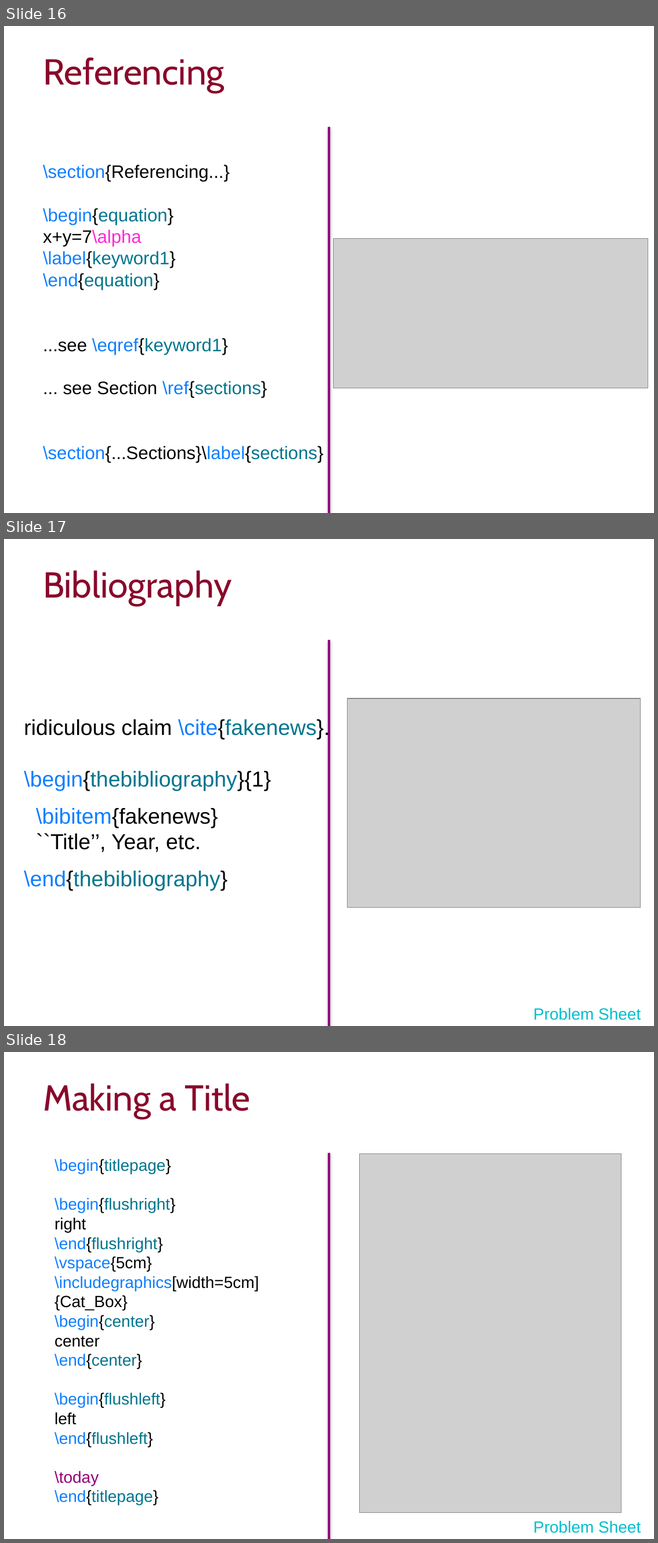
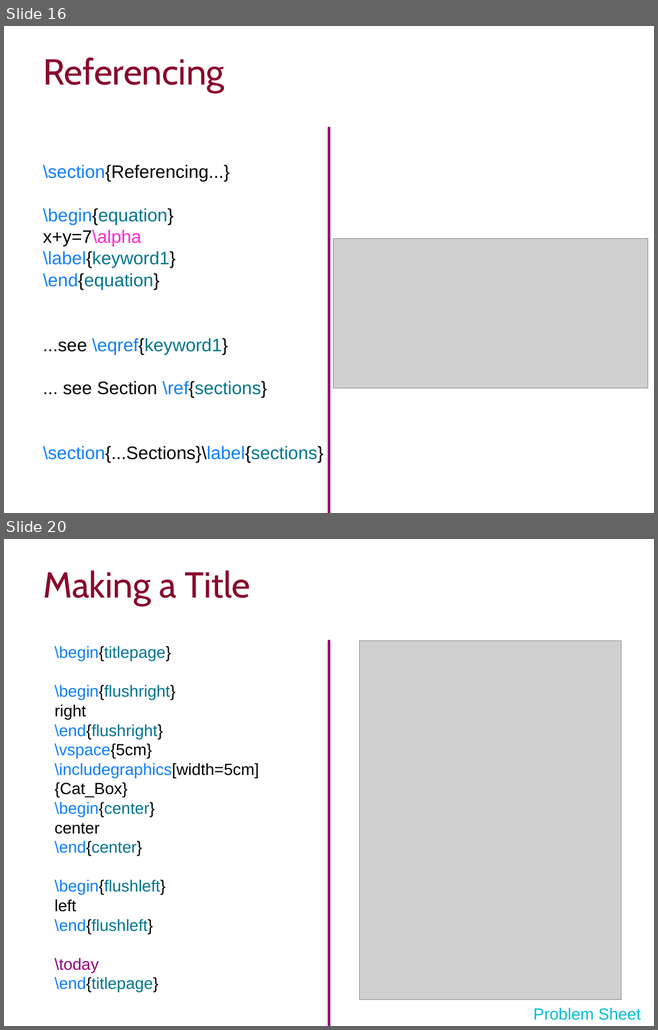
Before and after one commit to ImperialCollegeLondon/RCDS-introduction-to-latex, a slide deck: Intro to Latex Slides.pptx. Shown one above the other, each under a label of ours: slides 16, 17 and 18 before the commit, slides 16 and 20 after it; the slides between them are not shown. The pictures are 658x1543 and 658x1030 pixels, drawn with LibreOffice and Linux fonts; fonts in the diff are those of the drawing; grey boxes stand for pictures; background and template pictures are left out. Boxes give left, top, right and bottom in pixels: in the first picture for what was removed or moved away, otherwise in the second. Text is boxed around its words. In the diff, an @@ line names an element or a change of style, - is before the commit and + after.

```diff
--- a/Intro to Latex Slides.pptx
+++ b/Intro to Latex Slides.pptx
@@ slide 17 removed at bbox=[4, 539, 654, 1026], background #FFFFFF @@
@@ title removed at bbox=[43, 570, 232, 606] @@
-Bibliography
@@ line removed from (329, 640) to (329, 1026) @@
@@ picture removed at bbox=[347, 699, 640, 908] @@
@@ text removed at bbox=[24, 718, 329, 891] @@
-ridiculous claim \cite{fakenews}.
-\begin{thebibliography}{1}
-\bibitem{fakenews}
-``Title’’, Year, etc.
-\end{thebibliography}
@@ text removed at bbox=[533, 1008, 640, 1020] @@
-Problem Sheet
@@ what was slide 18 is now slide 20 @@
```
Also in this commit, not shown: 1 slide changed, 4 slides added.
